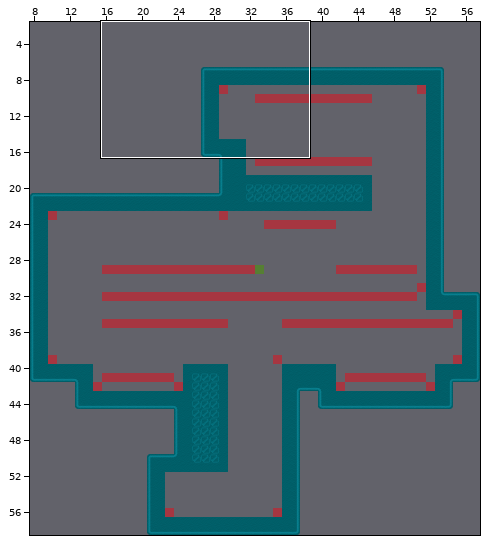
An edit to a level. Tiled map (JSON), assets/jsons/levels/level6.json. The first picture is a wide view before the edit; the outline marks the close-up.
Close-up. First the earlier version:
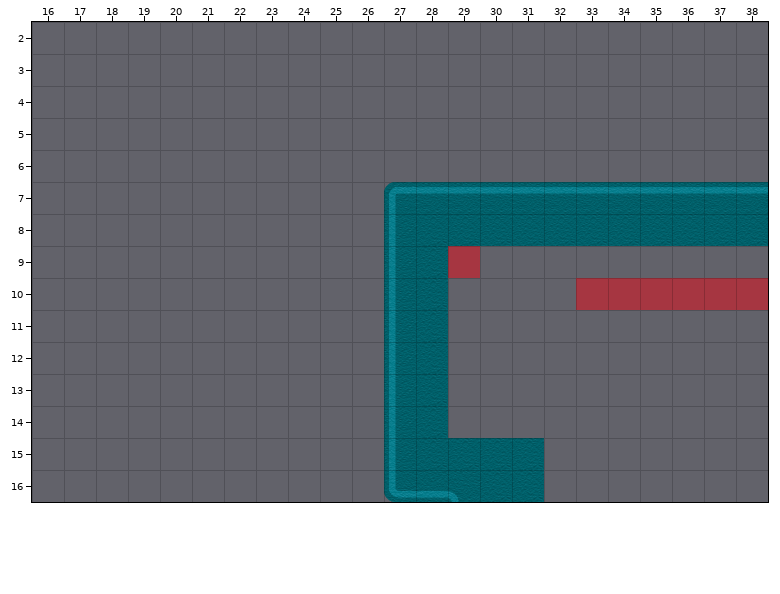
Cells are 64x64 px. Shown: x 16..38, y 2..16. Not drawn, because the pictures are missing: unchanged layer "Terrain".
After:
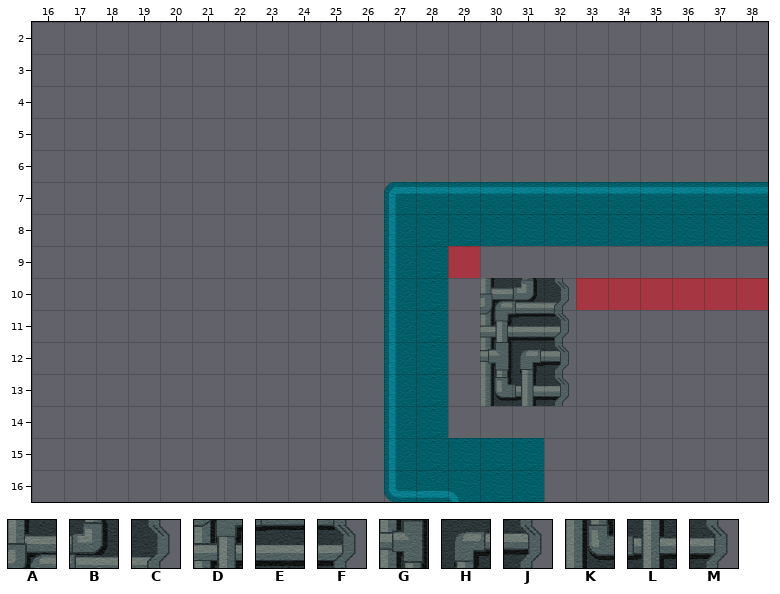
Key: from "reactor": A 3 "reactor", B 4 "reactor", C 5 "reactor", D 9 "reactor", E 10 "reactor", F 11 "reactor", G 15 "reactor", H 16 "reactor", J 17 "reactor", K 21 "reactor", L 22 "reactor", M 23 "reactor".
_ is an empty cell.
Tiles of an added or newly shown layer are drawn over the layers below it.
Author's note on the commit: vertical reactor added to levels
Changes in this commit:
{"where": "layer \"Reactor\" (added)"}
{"y":10,"x":30,"old":"___","new":"ABC"}
{"y":11,"x":30,"old":"___","new":"DEF"}
{"y":12,"x":30,"old":"___","new":"GHJ"}
{"y":13,"x":30,"old":"___","new":"KLM"}
{"label":"added","picture_box":[480,278,569,406]}
